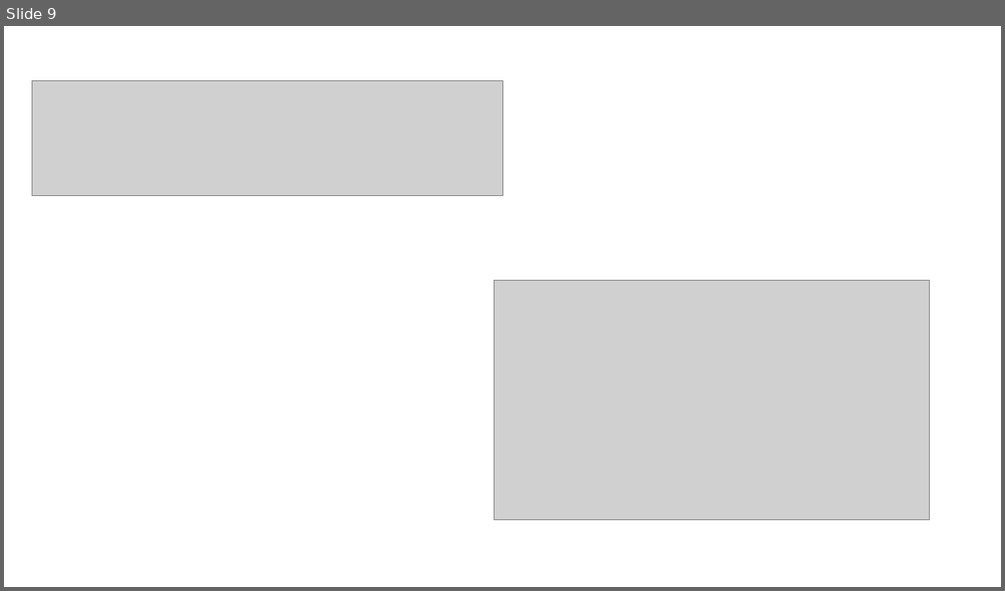
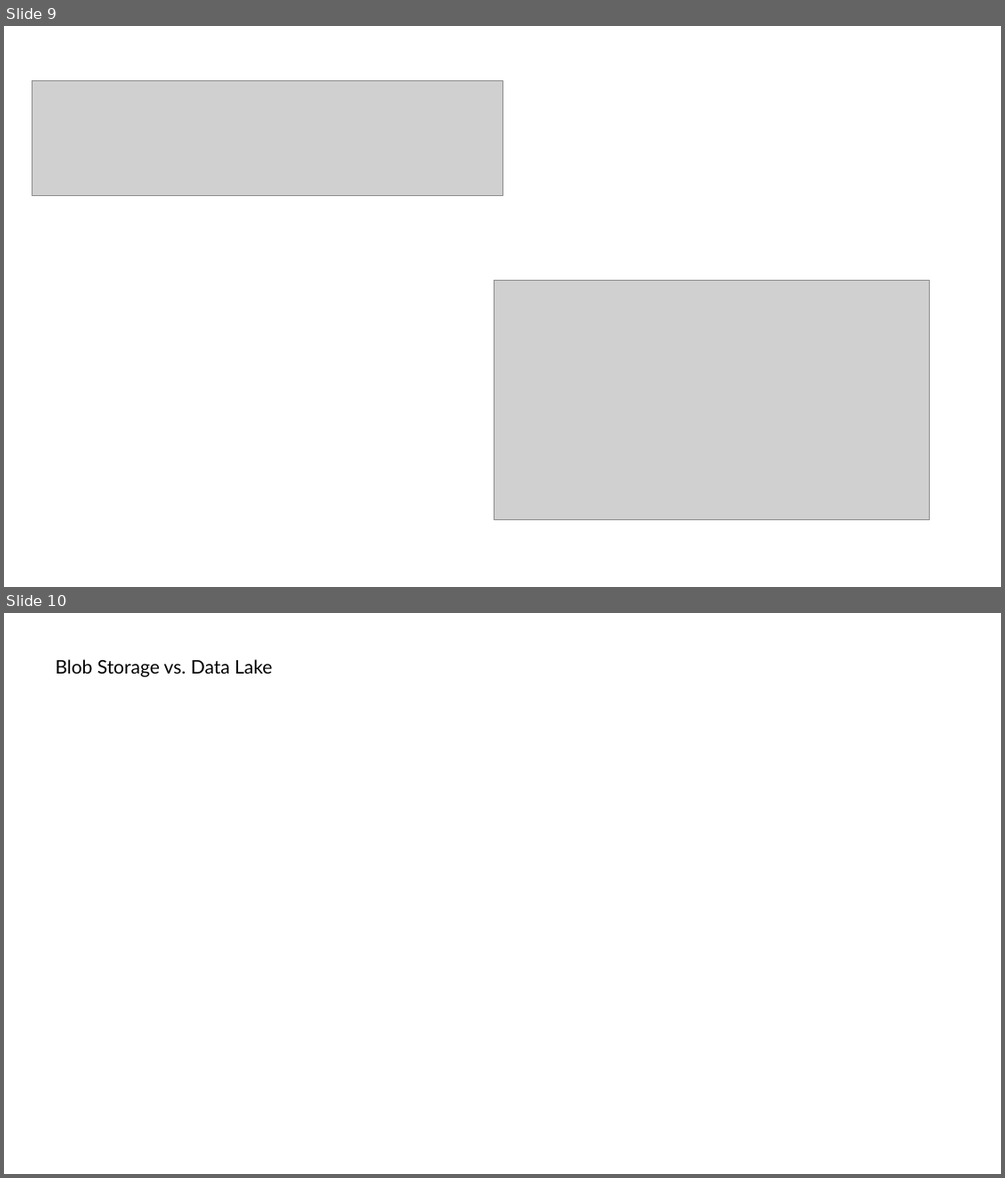
Before and after one commit to HiImPian/DEA_Rockfeather, a slide deck: DEA_solution.pptx. Shown one above the other, each under a label of ours: slide 9 before the commit, slides 9 and 10 after it. The pictures are 1005x591 and 1005x1178 pixels, drawn with LibreOffice and Linux fonts; fonts in the diff are those of the drawing; grey boxes stand for pictures. Boxes give left, top, right and bottom in pixels: in the first picture for what was removed or moved away, otherwise in the second. Text is boxed around its words. In the diff, an @@ line names an element or a change of style, - is before the commit and + after.

```diff
--- a/DEA_solution.pptx
+++ b/DEA_solution.pptx
@@ slide 10 added at (4,613,1001,1174), background #FFFFFF @@
@@ text added at (56,659,272,677), 18 pt, text #000000 @@
+Blob Storage vs. Data Lake
```
Also in this commit, not shown: 6 slides changed, 4 other slides added, 2 other files.
